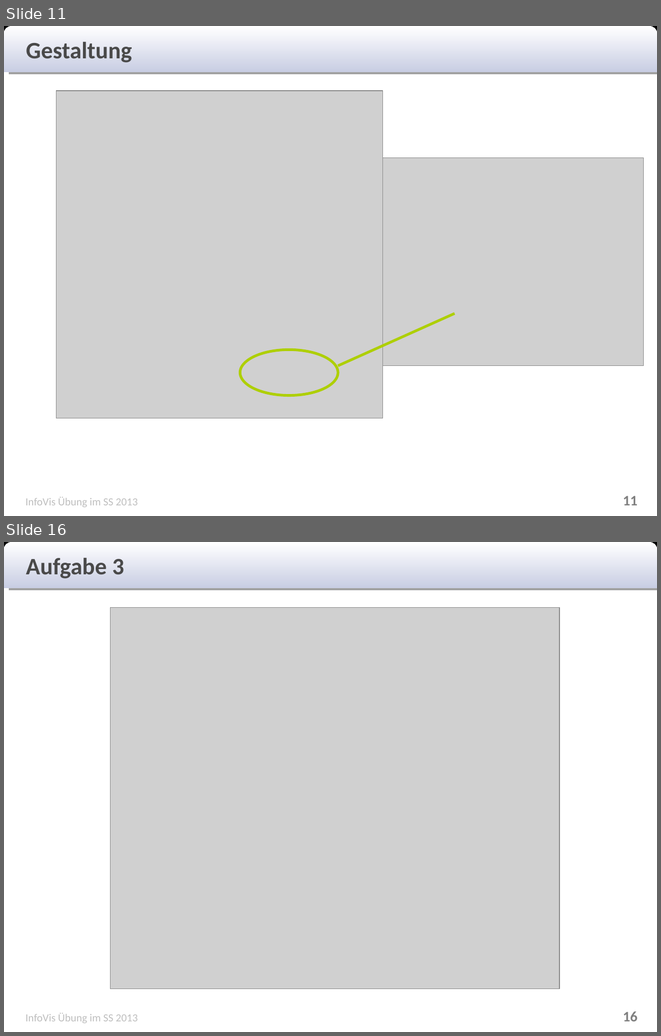
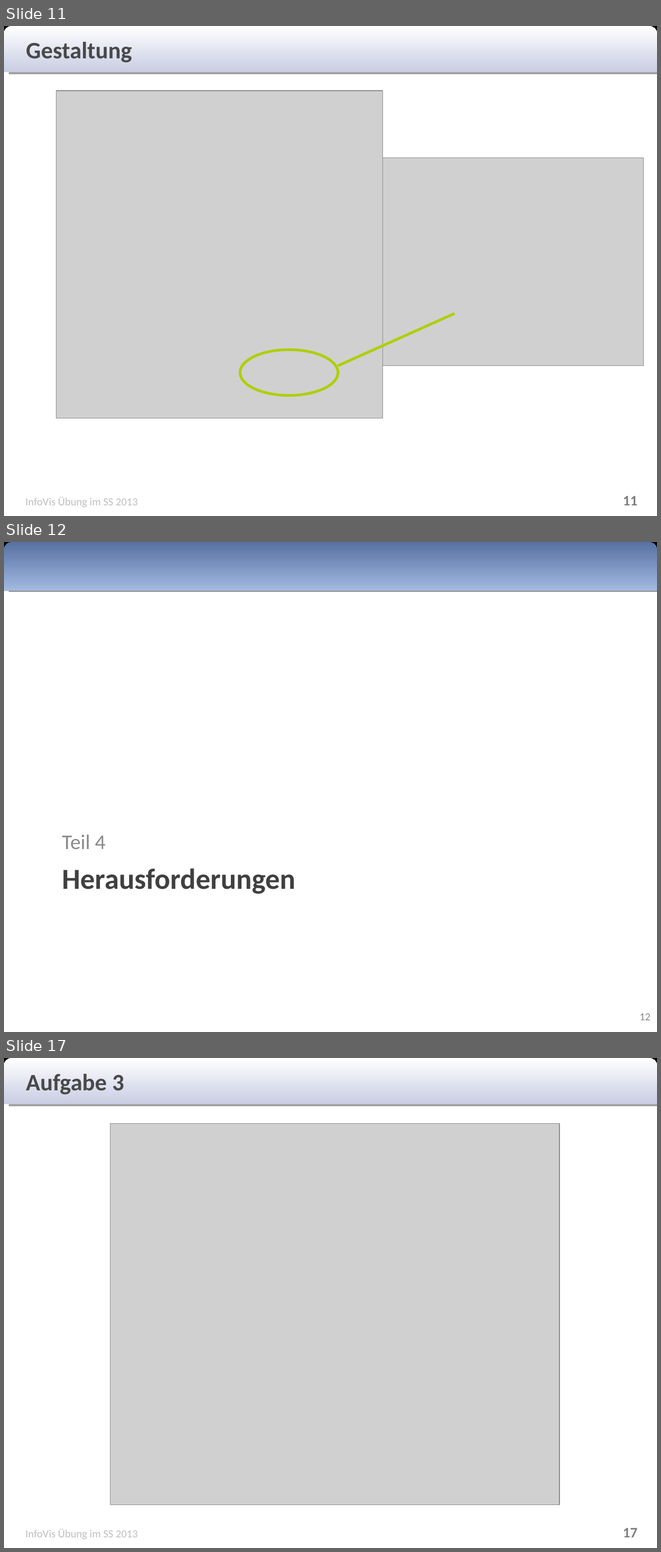
Before and after one commit to Rajikarubijua/bushumappu, a slide deck: presentation/zwischenpräsentation.odp. Shown one above the other, each under a label of ours: slides 11 and 16 before the commit, slides 11, 12 and 17 after it; the slides between them are not shown. The pictures are 661x1036 and 661x1552 pixels, drawn with LibreOffice and Linux fonts; fonts in the diff are those of the drawing; grey boxes stand for pictures. Boxes give left, top, right and bottom in pixels: in the first picture for what was removed or moved away, otherwise in the second. Text is boxed around its words. In the diff, an @@ line names an element or a change of style, - is before the commit and + after.

```diff
--- a/presentation/zwischenpräsentation.odp
+++ b/presentation/zwischenpräsentation.odp
@@ slide 12 added at <box>4,542,657,1032</box>, background #FFFFFF @@
@@ rectangle added at <box>4,542,657,591</box>, fill #000000 @@
@@ freeform shape added at <box>4,542,657,591</box>, fill gradient #5771A2 to #A2B9E1 @@
@@ text added at <box>62,835,106,849</box>, 23 pt, text #898989 @@
+Teil 4
@@ text added at <box>62,868,295,894</box>, 32 pt, text #404040, bold @@
+Herausforderungen
@@ page number added at <box>639,1013,651,1020</box>, 12 pt, text #898989 @@
+12
@@ what was slide 16 is now slide 17 @@
@@ page number at <box>623,1528,638,1537</box>: text changed @@
-16
+17
```
Also in this commit, not shown: 3 slides changed, 1 other slide added, 1 slide removed.
